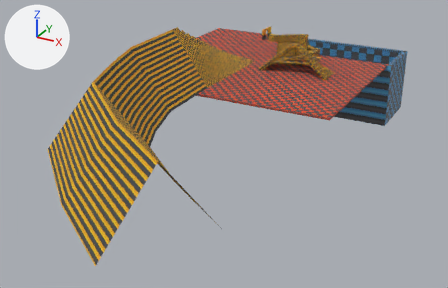
The Blender file level/debug/blend/debugLevel.blend: old version first, new version second.
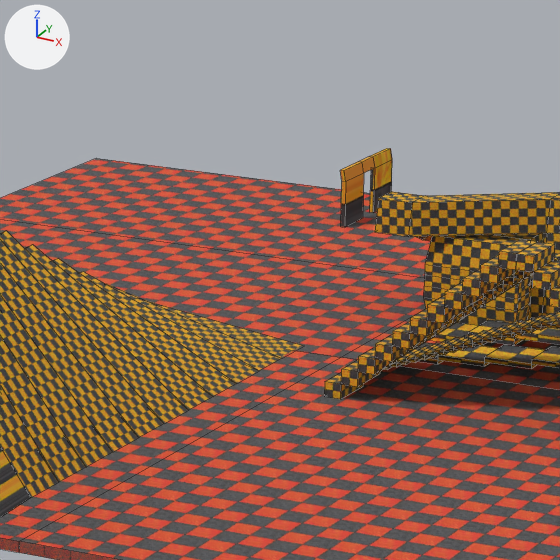
Each version is shown whole from a camera (50 mm lens) standing at (58.4, -124.1, 39.9) and looking at (5.4, -27.8, -8.2), then close up on the part from 45% to 67% of the width and 0% to 34% of the height. The axes (+X, +Y, +Z) are drawn at upper left. The lights are the same throughout. The close-ups show mesh edges as thin lines.

In view in the first close-up: 'Cube-col', 'Cube-col.001', 'Cube-col.002', 'Cube-col.003', 'Cube-col.004', 'Cube-col.005', 'Cube-col.006', 'floor-col', 'ramp-col'.
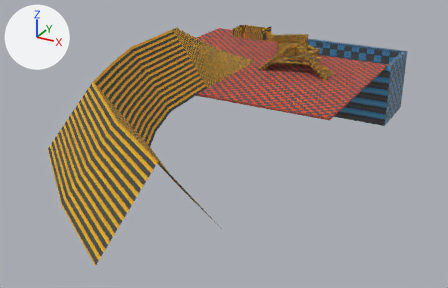
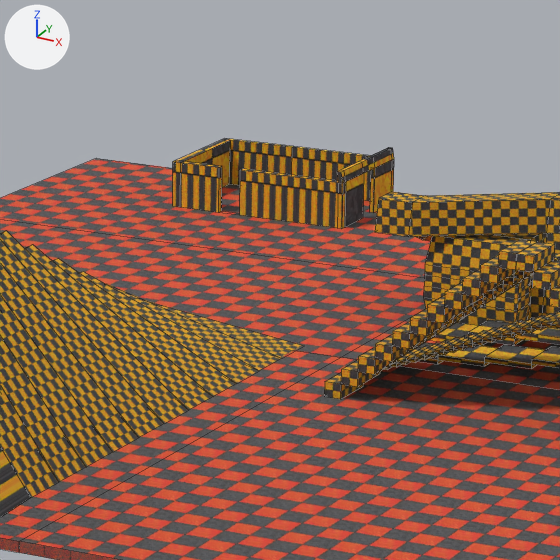
The change in detail:
me_cube_003 is used by ob_cube_col_006; location (-9.0, 23.0, 1.0); scale (0.1, 1.0, 1.0).
me_cube_003 had 24 vertices, 24 faces and spanned x -2.0..1.0, y -4.0..1.0, z -1.0..1.6.
me_cube_003 now has 60 vertices, 62 faces and spans x -87.0..1.0, y -4.3..1.2, z -1.0..1.6.
Part 1, on me_cube_003:
4 faces are deleted.
9 vertices are added at x -87.0..-62.0, y -4.3..1.1, z -1.0..1.1.
6 new vertices lie (0.0, -0.3, 0.0) away from vertices in x -2.0..1.0, y -4.0, z -1.0..1.6.
6 new vertices lie (-50.0, 0.0, 0.0) away from vertices in x -1.0, y -4.3..1.0, z -1.0..1.1.
8 new vertices lie (0.0, 0.2, 0.0) away from vertices in x -51.0..1.0, y 1.0, z -1.0..1.6.
7 new vertices lie (0.0, 0.0, 2.1) away from vertices in x -87.0..-62.0, y -4.3..1.1, z -1.0.
42 new faces join them.
me_cube_003 part 2: 20 kept faces spanning x -2.0..1.0, y -4.0..1.0, z -1.0..1.6 get new texture (UV) coordinates.

Pixel boxes [x1, y1, x2, y2] of what changed, in the close-ups (560 x 560 px):
'Cube-col.006', reshaped (319% wider, 15% taller): before [340, 148, 392, 227]; after [173, 138, 394, 229]
part 1 of me_cube_003, built on: before [340, 170, 346, 227]; after [173, 138, 394, 229]
part 2 of me_cube_003, surface changed: [342, 148, 392, 227] in both
